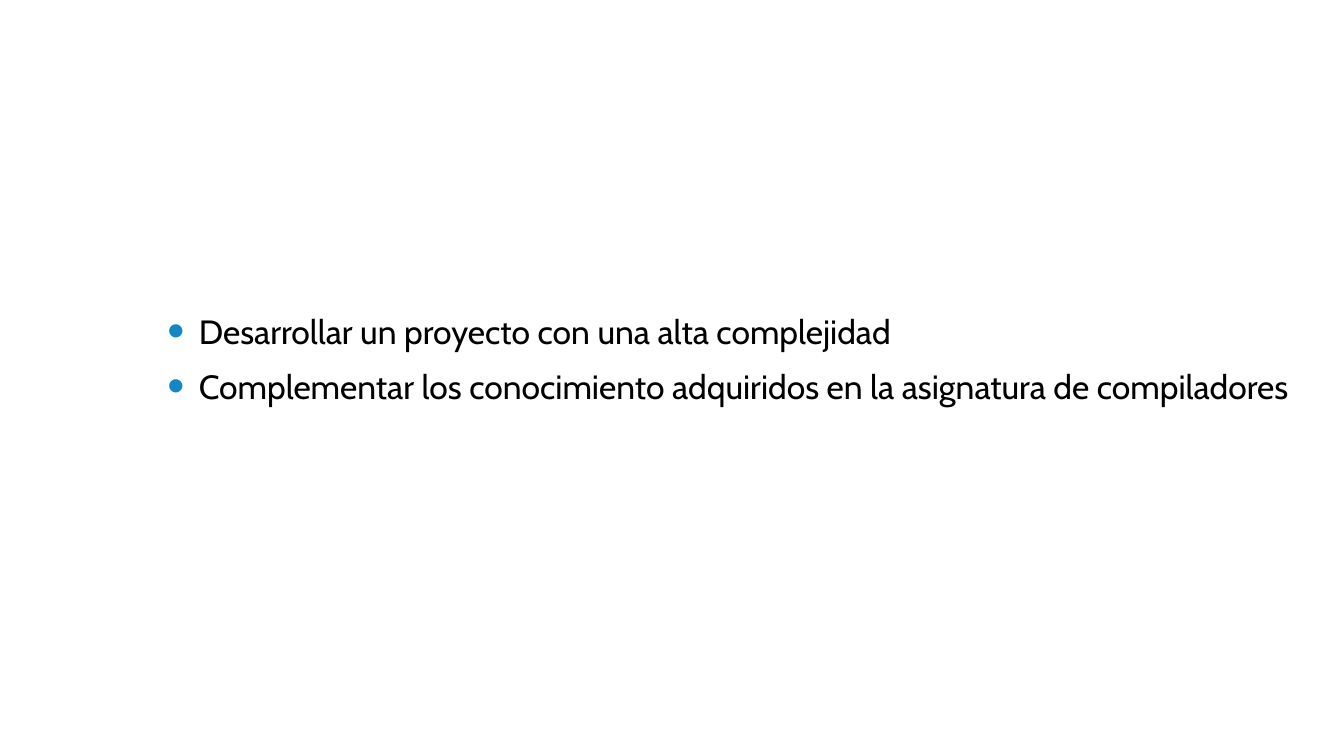
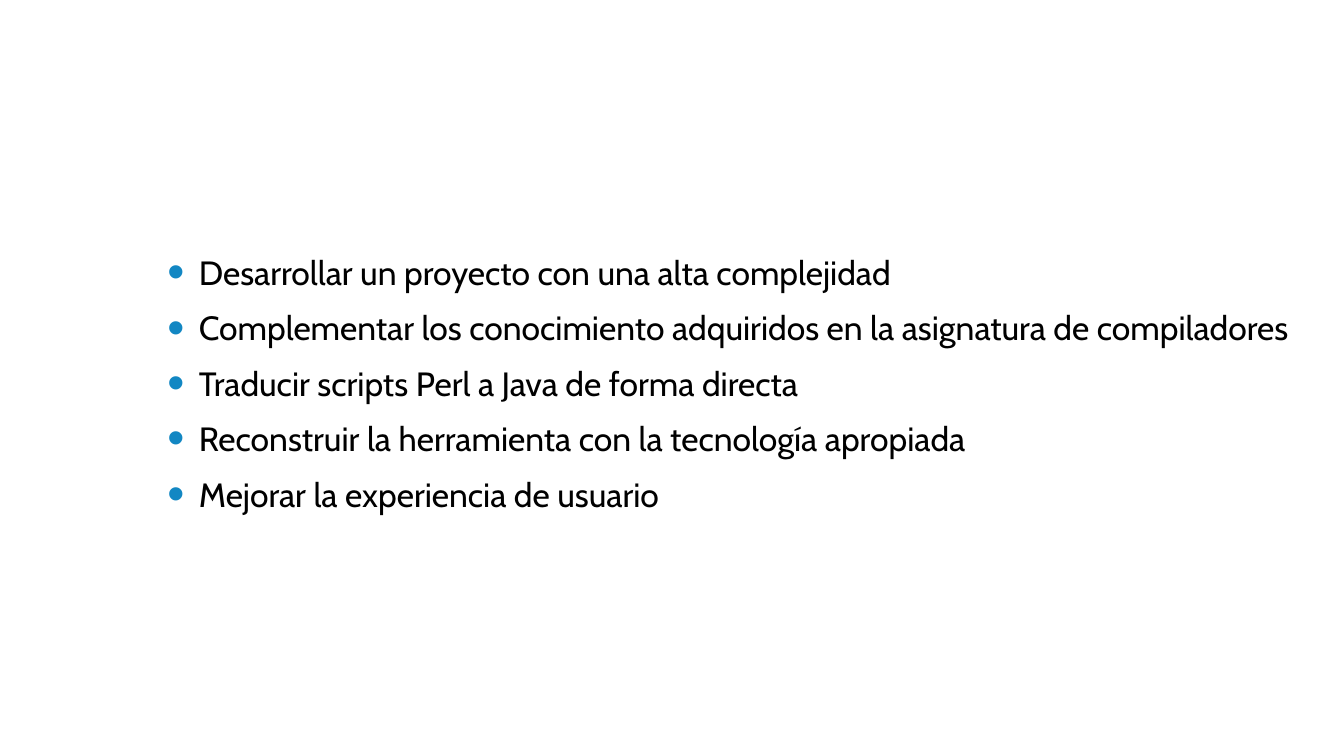
Before and after one commit to cesarpomar/Perldoop2-tfg, a slide deck: slide 3 of doc/Presentacion.pptx. Drawn at 1344x756 pixels with LibreOffice and Linux fonts; fonts in the diff are those of the drawing; background and template pictures are left out. Boxes give left, top, right and bottom in pixels: in the first picture for what was removed or moved away, otherwise in the second. Text is boxed around its words. In the diff, an @@ line names an element or a change of style, - is before the commit and + after.

```diff
--- a/doc/Presentacion.pptx
+++ b/doc/Presentacion.pptx
@@ text at (x1=199, y1=370, x2=965, y2=515): paragraphs added @@
+• Traducir scripts Perl a Java de forma directa
+• Reconstruir la herramienta con la tecnología apropiada
+• Mejorar la experiencia de usuario
```
Also in this commit, not shown: 15 other slides changed, 1 slide added.
